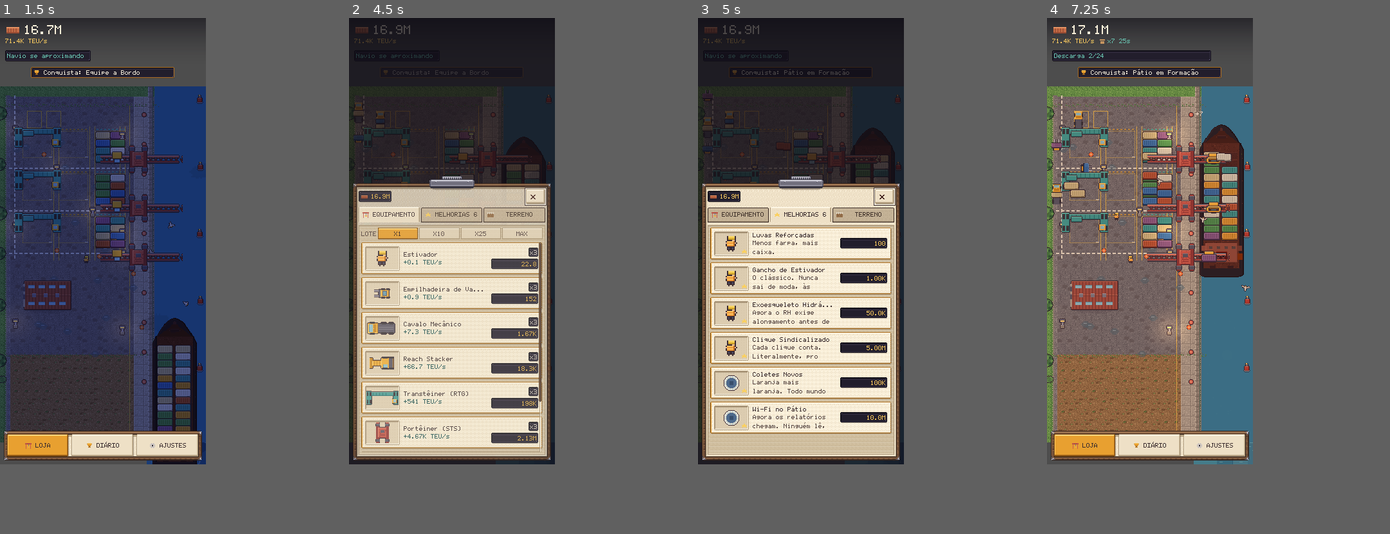
Above: before the commit, frames 1-4 (left to right).
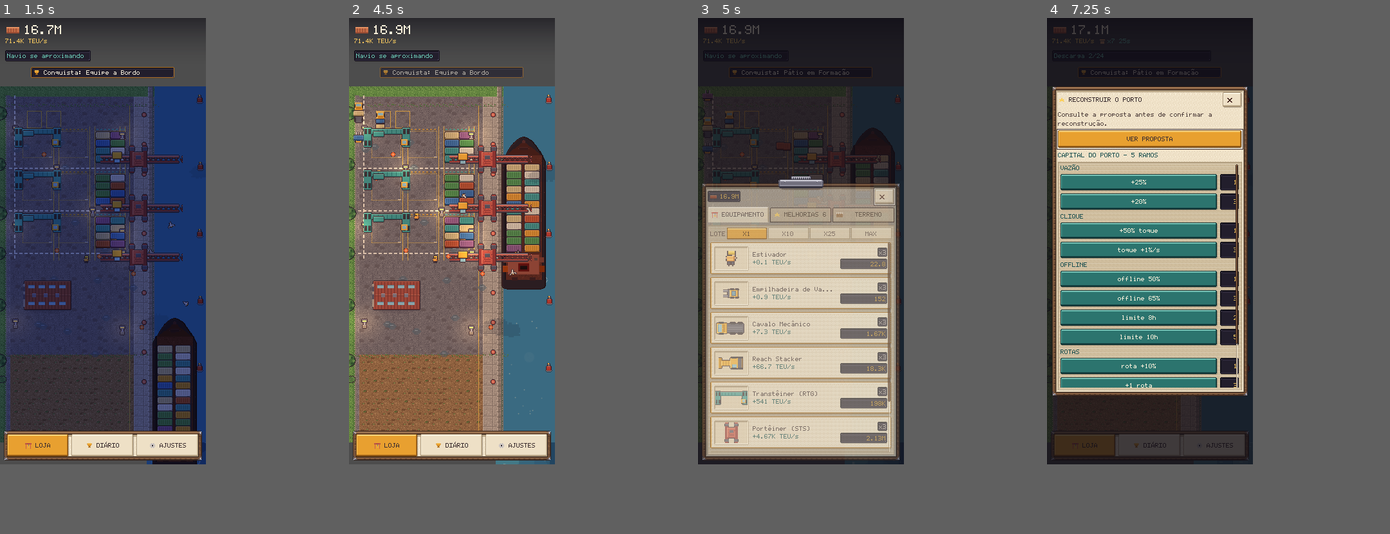
Above: after the commit, the same moments.

Repository: chicogborba/HarborClick
Game: Godot game, scene res://tools/capture/capture.tscn
Two runs of this game, one before a commit and one after it. Both use one fixed random seed, a clock stepped at 60 frames per second and the inputs below. This scene is started directly instead of the project's main scene.
Inputs (mouse positions are in pixels of both pictures, inside the frame that each line leads up to):
- Up to frame 1 (1.5 s): click (61, 503) at 0.52 s; tap Enter (ui_accept) at 1.25 s; move the mouse to (246, 250) at 1.27 s; hold D (pan_right) from 1.28 s (still down); click (246, 250) at 1.42 s
- Up to frame 2 (4.5 s): tap Enter (ui_accept) at 1.52 s; release D (pan_right) at 2 s; drag from (451, 301) to (503, 379) at 2.02 s; move the mouse to (554, 162) at 2.77 s; hold D (pan_right) 2.78-3.5 s; drag from (503, 379) to (417, 198) at 3.52 s; move the mouse to (623, 353) at 4.27 s; hold A (pan_left) from 4.28 s (still down)
- Up to frame 3 (5 s): keep holding A (pan_left); tap Enter (ui_accept) at 4.52 s
- Up to frame 4 (7.25 s): release A (pan_left) at 5 s; drag from (1218, 281) to (1167, 147) at 5.02 s; click (1304, 193) at 5.75 s, where only the run before the commit has a clickable "NORMAL"; move the mouse to (1235, 276) at 6.52 s; hold Down from 6.53 s (still down); click (1235, 276) at 6.67 s

Frame 1 is identical in both runs. In frame 2, 49% of the frame differs, in the area x 0-61%, y 0-87%; in frame 3, 24%; in frame 4, 49%.

Commit message:
feat: give the water a wake, and a wash along the quay
The sea animated the same way whether a ship was under way or moored,
which is the one thing water is for in a port game.

The wake is computed in the shader from the hull itself — centre, half
extents and speed — rather than being a sprite dragged behind the boat.
It opens into a V with distance astern, churns inside that V, scrolls,
throws a short crescent off the stem, and dies out when the engines
stop. Speed is measured from the hull actually moving, not from its
phase: a tween that has not started, or one easing to a stop alongside,
should not be throwing water either way.

The quay edge gets a broken line of wash so the shoreline reads as a
shoreline instead of a colour change.

A shader that stops being fed fails silently — the sea just looks calm —
so the test covers the feed rather than the pixels: moored reports
nothing, driving reports full, the strength eases instead of snapping,
and the centre handed over is amidships in the water rect's own space.

Co-Authored-By: Claude Opus 5 <noreply@anthropic.com>

Diff:
--- a/assets/shaders/water_top.gdshader
+++ b/assets/shaders/water_top.gdshader
@@ -11,6 +11,14 @@
 uniform vec2 world_offset = vec2(0.0);
 uniform float shore_x = 240.0;
 uniform int quality_level = 1; // 0 low, 1 medium, 2 high
+
+// The hull, in world space. The water is the only thing that can show a ship
+// is under way rather than parked, so the wake is computed here instead of
+// being a sprite dragged behind the boat: it widens with distance astern, it
+// scrolls, and it dies out when the engines stop.
+uniform vec2 ship_centre = vec2(-9999.0);
+uniform vec2 ship_half = vec2(33.0, 116.0);
+uniform float ship_speed = 0.0;   // 0 moored, 1 full ahead
 
 varying vec2 v_pos;
 
@@ -66,6 +74,39 @@
 		}
 	}
 
+	// --- shoreline: a broken line of wash where the water meets the quay ---
+	float from_shore = p.x - shore_x;
+	if (from_shore >= 0.0 && from_shore < 4.0) {
+		float wash = mod(p.y + t * 6.0, 17.0);
+		if (wash < 9.0) col = mix(col, col_spark, 0.45 - from_shore * 0.09);
+	}
+
+	// --- the ship's wake ---
+	if (ship_speed > 0.01) {
+		vec2 rel = p - ship_centre;
+		float lateral = abs(rel.x);
+		float astern = rel.y - ship_half.y;
+		float reach = 90.0 + 170.0 * ship_speed;
+		if (astern > 0.0 && astern < reach) {
+			// A V that opens with distance, and churn inside it.
+			float spread = ship_half.x * 0.7 + astern * 0.17;
+			float fade = (1.0 - astern / reach) * ship_speed;
+			if (lateral < spread) {
+				col = mix(col, col_light, 0.16 * fade);
+				float churn = sin(astern * 0.30 - t * 8.0 + lateral * 0.22);
+				if (churn > 0.55) col = mix(col, col_light, 0.55 * fade);
+			}
+			if (abs(lateral - spread) < 1.6) {
+				col = mix(col, col_spark, 0.75 * fade);
+			}
+		}
+		// Bow wave: a short bright crescent pushed ahead of the stem.
+		float ahead = -(rel.y + ship_half.y);
+		if (ahead > -3.0 && ahead < 7.0 && lateral < ship_half.x * 1.15) {
+			col = mix(col, col_spark, 0.55 * ship_speed);
+		}
+	}
+
 	// Sparkles are intentionally rare and entirely absent on low quality.
 	if (quality_level > 0 && hash(floor(p / 3.0) + floor(t * 3.0)) > (0.9985 - float(quality_level) * 0.0005) && swell > 0.64) {
 		col = col_spark;
--- a/scripts/world/port_world.gd
+++ b/scripts/world/port_world.gd
@@ -310,6 +310,7 @@
 
 
 func _process(delta: float) -> void:
+	_feed_water_shader()
 	if berth != null:
 		berth.tick(delta)
 	if gate != null:
@@ -351,6 +352,20 @@
 			root.add_child(box)
 
 
+func _feed_water_shader() -> void:
+	if _water == null or ship == null or not (_water.material is ShaderMaterial):
+		return
+	var mat := _water.material as ShaderMaterial
+	var strength := ship.wake_strength() if ship.visible else 0.0
+	mat.set_shader_parameter("ship_speed", strength)
+	if strength > 0.0:
+		# Shader space is world space offset by the water rect's own origin.
+		mat.set_shader_parameter("ship_centre",
+			ship.hull_centre() - _water.position)
+		mat.set_shader_parameter("ship_half",
+			Vector2(PortLayout.SHIP_W, PortLayout.SHIP_H) * 0.5)
+
+
 # ---------- input ----------
 
 func _unhandled_input(event: InputEvent) -> void:
--- a/scripts/world/ship.gd
+++ b/scripts/world/ship.gd
@@ -26,6 +26,8 @@
 var _flights_in_progress := 0
 var _t := 0.0
 var _nudge := 0.0
+var _last_y := 0.0
+var _wake_strength := 0.0
 var ship_variant: Dictionary = {}
 var variant_history: Array[String] = []
 @onready var _containers: Texture2D = preload("res://assets/sprites/container_sheet.png")
@@ -60,7 +62,23 @@
 	_refresh_wake_state()
 
 
+func wake_strength() -> float:
+	## Measured from the hull actually moving, not from the phase: a tween that
+	## has not started yet, or one easing to a stop at the berth, should not be
+	## throwing water either way.
+	return _wake_strength
+
+
+func hull_centre() -> Vector2:
+	return global_position + Vector2(PortLayout.SHIP_W, PortLayout.SHIP_H) * 0.5
+
+
 func _process(delta: float) -> void:
+	var travelled := absf(position.y - _last_y) / maxf(delta, 0.0001)
+	_last_y = position.y
+	var driving := 0.0 if not (phase == Phase.ARRIVING or phase == Phase.DEPARTING) \
+		else clampf(travelled / 70.0, 0.0, 1.0)
+	_wake_strength = move_toward(_wake_strength, driving, delta * 1.6)
 	_t += delta
 	_nudge = maxf(0.0, _nudge - delta * 4.0)
 	if is_working():
--- /dev/null
+++ b/tests/wake_test_runner.gd
@@ -0,0 +1,98 @@
+extends Node
+## The water's knowledge of the ship.
+## Run with:
+## Godot --headless --path . res://tests/wake_test_runner.tscn
+##
+## The wake is drawn by the water shader from three uniforms. A shader that
+## stops being fed fails silently — the sea simply looks calm — so what is
+## checked here is the feed: a moored hull reports nothing, a driving hull
+## reports its speed, and the centre handed over is in the water rect's own
+## space rather than the world's.
+
+const TEST_SAVE_PATH := "user://harborclick_wake_test.json"
+
+var failures: Array[String] = []
+
+
+func _init() -> void:
+	call_deferred("_run")
+
+
+func _run() -> void:
+	SaveManager.set_save_path_for_tests(TEST_SAVE_PATH)
+	SaveManager.wipe()
+	GameState.from_save({})
+
+	await _test_strength_follows_real_movement()
+	_test_centre_is_in_shader_space()
+
+	SaveManager.wipe()
+	if failures.is_empty():
+		print("WAKE TESTS PASSED (strength, shader space)")
+		get_tree().quit(0)
+	else:
+		for failure in failures:
+			push_error(failure)
+		print("WAKE TESTS FAILED: %d assertion(s)" % failures.size())
+		get_tree().quit(1)
+
+
+func _test_strength_follows_real_movement() -> void:
+	var ship := Ship.new()
+	add_child(ship)
+	await get_tree().process_frame
+
+	ship.position = Vector2(PortLayout.SHIP_X, 400.0)
+	ship._set_phase(Ship.Phase.DISCHARGING)
+	for step in 20:
+		ship._process(1.0 / 60.0)
+	_expect(is_zero_approx(ship.wake_strength()),
+		"a moored ship throws no water (%.3f)" % ship.wake_strength())
+
+	# Driving: the phase alone is not enough, the hull has to actually move.
+	ship._set_phase(Ship.Phase.ARRIVING)
+	for step in 20:
+		ship._process(1.0 / 60.0)
+	_expect(is_zero_approx(ship.wake_strength()),
+		"a ship that has not started moving yet throws no water")
+
+	for step in 90:
+		ship.position.y -= 2.0
+		ship._process(1.0 / 60.0)
+	_expect(ship.wake_strength() > 0.8,
+		"a hull under way drives a full wake (%.3f)" % ship.wake_strength())
+
+	# And it dies away rather than snapping off when the engines stop.
+	var driving := ship.wake_strength()
+	for step in 10:
+		ship._process(1.0 / 60.0)
+	var easing := ship.wake_strength()
+	_expect(easing < driving and easing > 0.0,
+		"the wake eases away instead of snapping off (%.3f -> %.3f)"
+			% [driving, easing])
+
+	ship.free()
+
+
+func _test_centre_is_in_shader_space() -> void:
+	var ship := Ship.new()
+	add_child(ship)
+	ship.position = Vector2(PortLayout.SHIP_X, 200.0)
+	var centre := ship.hull_centre()
+	_expect(is_equal_approx(centre.x,
+			PortLayout.SHIP_X + PortLayout.SHIP_W * 0.5),
+		"the hull centre is the middle of the beam, not its left edge")
+	_expect(is_equal_approx(centre.y, 200.0 + PortLayout.SHIP_H * 0.5),
+		"the hull centre is amidships, not at the bow")
+	# The water rect is offset from the world origin; the shader reads its own
+	# local space, so the centre must be offset by exactly that much.
+	var water_origin := Vector2(PortLayout.WATER_X0 - 12.0, 0.0)
+	var shader_space := centre - water_origin
+	_expect(is_equal_approx(shader_space.x, centre.x - water_origin.x),
+		"the centre handed to the shader is in the water rect's space")
+	ship.free()
+
+
+func _expect(condition: bool, label: String) -> void:
+	if not condition:
+		failures.append(label)
--- /dev/null
+++ b/tests/wake_test_runner.tscn
@@ -0,0 +1,6 @@
+[gd_scene load_steps=2 format=3]
+
+[ext_resource type="Script" path="res://tests/wake_test_runner.gd" id="1_wake"]
+
+[node name="WakeTestRunner" type="Node"]
+script = ExtResource("1_wake")
--- a/tools/capture/capture.gd
+++ b/tools/capture/capture.gd
@@ -114,6 +114,24 @@
 		await _shot("night")
 		TimeManager.time_of_day = was
 		await get_tree().create_timer(0.4).timeout
+	if _wants("wake"):
+		# The wake only exists while the hull is driving. Rather than race a
+		# tween, the hull is parked mid-channel and the water is told it is
+		# under way — that is exactly the state the shader has to render.
+		var water: ColorRect = _main.world._water
+		var mat := water.material as ShaderMaterial
+		_main.world.ship.position = Vector2(PortLayout.SHIP_X,
+			PortLayout.SHIP_Y + 150.0)
+		_main.world.ship.visible = true
+		await get_tree().process_frame
+		mat.set_shader_parameter("ship_centre",
+			_main.world.ship.hull_centre() - water.position)
+		mat.set_shader_parameter("ship_half",
+			Vector2(PortLayout.SHIP_W, PortLayout.SHIP_H) * 0.5)
+		mat.set_shader_parameter("ship_speed", 1.0)
+		await get_tree().create_timer(0.5).timeout
+		await _shot("wake")
+		mat.set_shader_parameter("ship_speed", 0.0)
 	if _wants("shop"):
 		_main.shop._on_tab("structures")
 		await get_tree().create_timer(0.4).timeout
Not shown, added: tests/wake_test_runner.gd.uid
